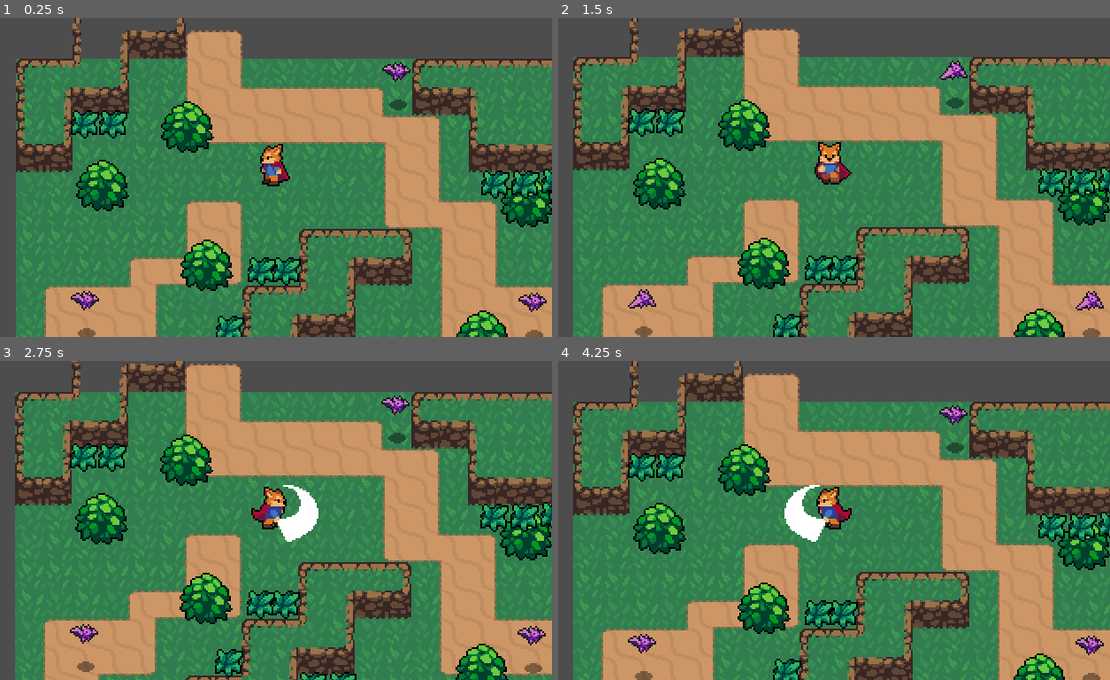
Above: before the commit, frames 1-4 (two rows, left to right).
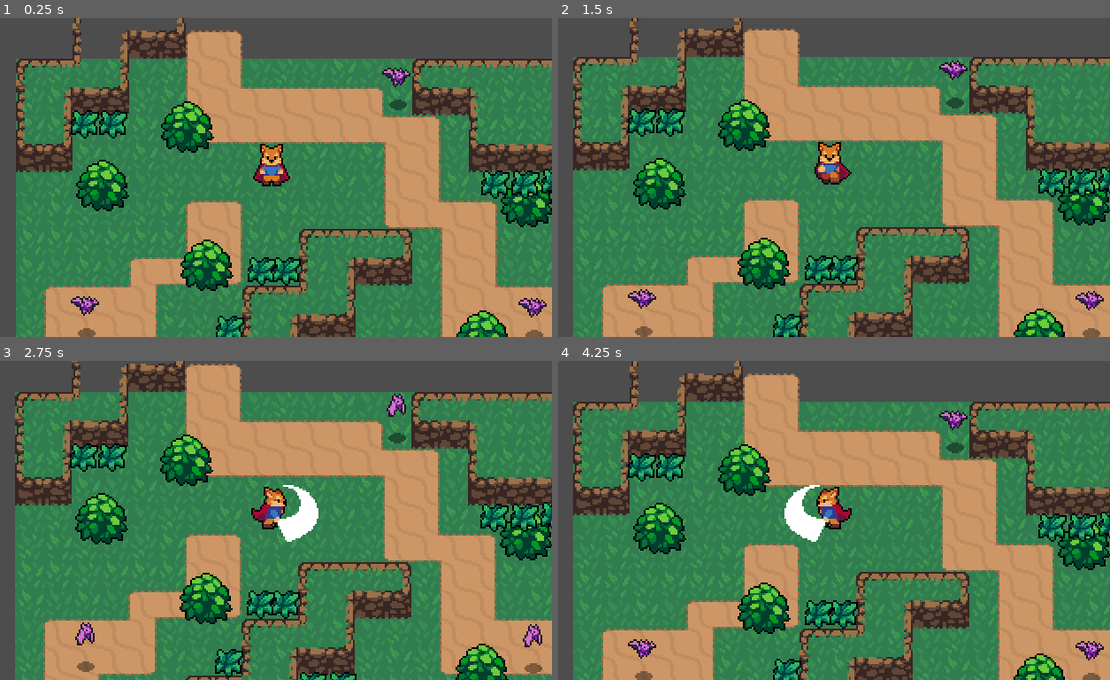
Above: after the commit, the same moments.

Repository: mtk3281/Beyond-The-Void
Game: Godot game, scene res://world.tscn
The game is run twice, just before and just after one commit, with the same random seed, the same clock (stepped at 60 frames per second) and the same inputs.
Inputs:
- Up to frame 1 (0.25 s): no input
- Up to frame 2 (1.5 s): hold Right (ui_right) 0.53-1.28 s; hold Space (Attack) 0.53-1.28 s; tap J (Roll) at 0.8, 1.35 s; hold Down (ui_down) from 1.28 s (still down)
- Up to frame 3 (2.75 s): tap Space (Attack) at 1.55 s; release Down (ui_down) at 2.03 s; hold Right (ui_right) from 2.03 s (still down); hold Space (Attack) from 2.03 s (still down); tap J (Roll) at 2.3 s
- Up to frame 4 (4.25 s): release Right (ui_right) at 2.78 s; release Space (Attack) at 2.78 s; hold Up (ui_up) 2.78-3.53 s; tap J (Roll) at 2.85, 3.8 s; tap Space (Attack) at 3.05 s; hold Left (ui_left) from 3.53 s (still down); hold Space (Attack) from 3.53 s (still down)

The runs differ from the first frame. In frame 1, 1.0% of the frame differs, in the area x 12-100%, y 13-94%; in frame 2, 0.4%; in frame 3, 0.6%; in frame 4, 0.7%.

Commit message:
enemy follow up player

Diff:
--- /dev/null
+++ b/Beyond The Void/Effects/enemy_death_effect.gd
@@ -0,0 +1,4 @@
+extends AnimatedSprite2D
+
+func _on_animation_finished():
+	queue_free()
--- /dev/null
+++ b/Beyond The Void/Effects/enemy_death_effect.tscn
@@ -0,0 +1,90 @@
+[gd_scene load_steps=14 format=3 uid="uid://cvhfl84n0k75l"]
+
+[ext_resource type="Texture2D" uid="uid://bsqn6t21p03i5" path="res://Effects/EnemyDeathEffect.png" id="1_1t0h0"]
+[ext_resource type="Script" path="res://Effects/enemy_death_effect.gd" id="2_tl12t"]
+
+[sub_resource type="AtlasTexture" id="AtlasTexture_8gfrm"]
+atlas = ExtResource("1_1t0h0")
+region = Rect2(0, 0, 32, 32)
+
+[sub_resource type="AtlasTexture" id="AtlasTexture_nw5v7"]
+atlas = ExtResource("1_1t0h0")
+region = Rect2(32, 0, 32, 32)
+
+[sub_resource type="AtlasTexture" id="AtlasTexture_v5nly"]
+atlas = ExtResource("1_1t0h0")
+region = Rect2(64, 0, 32, 32)
+
+[sub_resource type="AtlasTexture" id="AtlasTexture_hx6on"]
+atlas = ExtResource("1_1t0h0")
+region = Rect2(96, 0, 32, 32)
+
+[sub_resource type="AtlasTexture" id="AtlasTexture_0dkt2"]
+atlas = ExtResource("1_1t0h0")
+region = Rect2(128, 0, 32, 32)
+
+[sub_resource type="AtlasTexture" id="AtlasTexture_hmg0t"]
+atlas = ExtResource("1_1t0h0")
+region = Rect2(160, 0, 32, 32)
+
+[sub_resource type="AtlasTexture" id="AtlasTexture_bq3kd"]
+atlas = ExtResource("1_1t0h0")
+region = Rect2(192, 0, 32, 32)
+
+[sub_resource type="AtlasTexture" id="AtlasTexture_a7r0w"]
+atlas = ExtResource("1_1t0h0")
+region = Rect2(224, 0, 32, 32)
+
+[sub_resource type="AtlasTexture" id="AtlasTexture_6pqin"]
+atlas = ExtResource("1_1t0h0")
+region = Rect2(256, 0, 32, 32)
+
+[sub_resource type="AtlasTexture" id="AtlasTexture_1u8wx"]
+atlas = ExtResource("1_1t0h0")
+region = Rect2(288, 0, 32, 32)
+
+[sub_resource type="SpriteFrames" id="SpriteFrames_t0cer"]
+animations = [{
+"frames": [{
+"duration": 1.0,
+"texture": SubResource("AtlasTexture_8gfrm")
+}, {
+"duration": 1.0,
+"texture": SubResource("AtlasTexture_nw5v7")
+}, {
+"duration": 1.0,
+"texture": SubResource("AtlasTexture_v5nly")
+}, {
+"duration": 1.0,
+"texture": SubResource("AtlasTexture_hx6on")
+}, {
+"duration": 1.0,
+"texture": SubResource("AtlasTexture_0dkt2")
+}, {
+"duration": 1.0,
+"texture": SubResource("AtlasTexture_hmg0t")
+}, {
+"duration": 1.0,
+"texture": SubResource("AtlasTexture_bq3kd")
+}, {
+"duration": 1.0,
+"texture": SubResource("AtlasTexture_a7r0w")
+}, {
+"duration": 1.0,
+"texture": SubResource("AtlasTexture_6pqin")
+}, {
+"duration": 1.0,
+"texture": SubResource("AtlasTexture_1u8wx")
+}],
+"loop": false,
+"name": &"Animate",
+"speed": 10.0
+}]
+
+[node name="EnemyDeathEffect" type="AnimatedSprite2D"]
+position = Vector2(0, -12)
+sprite_frames = SubResource("SpriteFrames_t0cer")
+animation = &"Animate"
+script = ExtResource("2_tl12t")
+
+[connection signal="animation_finished" from="." to="." method="_on_animation_finished"]
--- a/Beyond The Void/Enemies/bat.gd
+++ b/Beyond The Void/Enemies/bat.gd
@@ -1,29 +1,69 @@
 extends CharacterBody2D
 
-var speed = 35
+@export var SPEED = 40
+@export var ACC = 300
+@export var FRICTION = 200
+
+@onready var init_pos = position
+
 var player = null
-var chase = false
+var rotation_angle = rotation
+var health = GlobalVar.Bat_health
 
+enum {IDLE,WANDER,CHASE}
+
+var state = IDLE
 var knockback = Vector2.ZERO
 var knockback_strength = 2.0
 
+var Dead_anim = preload("res://Effects/enemy_death_effect.tscn")
+
+
 func _physics_process(delta):
-	velocity = velocity.move_toward(Vector2.ZERO, 200 * delta)
-	move_and_slide()
-	if chase:
-		position += (player.position - position)/speed
+#	velocity = velocity.move_toward(Vector2.ZERO, FRICTION * delta)
+#	move_and_slide()
+
+	match state:
+		IDLE :
+			var dir = (init_pos - global_position ).normalized()
+			velocity = velocity.move_toward(dir * SPEED, ACC * delta)
+			move_and_slide()
+			rotation = rotation_angle
+
+#			$Bat_Sprite.flip_h = velocity.x > 0
+#			velocity.move_toward(Vector2.ZERO, FRICTION * delta)
+#			move_and_slide()
+		CHASE:
+#			position += (player.position - position)/SPEED
+			rotation = position.angle_to_point(player.global_position) - deg_to_rad(90)
+			var dir = (player.global_position - global_position ).normalized()
+			velocity = velocity.move_toward(dir * SPEED, ACC * delta)
+			move_and_slide()
+
+#			$Bat_Sprite.flip_h = velocity.x < 0
+		WANDER:
+			pass
 
 func _on_detection_area_body_entered(body):
-	print(body)
-	player = body
-	chase = true
+	if body.name=="Player":
+		state = CHASE
+		player = body
 
 func _on_detection_area_body_exited(body):
-	player = null
-	chase = false
+	if body.name=="Player":
+		state = IDLE
+		player = null
 
 func _on_hurt_box_area_entered(area):
 	if area.get_parent().get_parent().name == "Player":
 		var pl = area.get_parent().get_parent()
 		var direction = global_position.direction_to(pl.global_position) * -1
 		velocity += direction * 115
+		health -= GlobalVar.Hit_Damage
+
+		if health == 0:
+			var dead_obj = Dead_anim.instantiate()
+			get_parent().add_child(dead_obj)
+			dead_obj.global_position = global_position
+			dead_obj.play("Animate")
+			queue_free()
--- a/Beyond The Void/Enemies/bat.tscn
+++ b/Beyond The Void/Enemies/bat.tscn
@@ -45,7 +45,7 @@
 }],
 "loop": true,
 "name": &"fly",
-"speed": 10.0
+"speed": 15.0
 }]
 
 [sub_resource type="CapsuleShape2D" id="CapsuleShape2D_cxrcv"]
@@ -53,7 +53,7 @@
 height = 8.0
 
 [sub_resource type="CircleShape2D" id="CircleShape2D_s8dl5"]
-radius = 50.3587
+radius = 59.0
 
 [node name="Bat" type="CharacterBody2D"]
 collision_layer = 8
--- /dev/null
+++ b/Beyond The Void/Enemies/player_hit_effect.gd
@@ -0,0 +1,5 @@
+extends AnimatedSprite2D
+
+
+func _on_animation_finished():
+	queue_free()
--- /dev/null
+++ b/Beyond The Void/Enemies/player_hit_effect.tscn
@@ -0,0 +1,34 @@
+[gd_scene load_steps=6 format=3 uid="uid://dnwoxqq2dputr"]
+
+[ext_resource type="Texture2D" uid="uid://bnbt1cdwk5fa8" path="res://Effects/HitEffect.png" id="1_em4i7"]
+[ext_resource type="Script" path="res://Enemies/player_hit_effect.gd" id="2_6y82g"]
+
+[sub_resource type="AtlasTexture" id="AtlasTexture_rac2j"]
+atlas = ExtResource("1_em4i7")
+region = Rect2(0, 0, 24, 24)
+
+[sub_resource type="AtlasTexture" id="AtlasTexture_x5nkw"]
+atlas = ExtResource("1_em4i7")
+region = Rect2(24, 0, 24, 24)
+
+[sub_resource type="SpriteFrames" id="SpriteFrames_0acee"]
+animations = [{
+"frames": [{
+"duration": 1.0,
+"texture": SubResource("AtlasTexture_rac2j")
+}, {
+"duration": 1.0,
+"texture": SubResource("AtlasTexture_x5nkw")
+}],
+"loop": true,
+"name": &"default",
+"speed": 9.0
+}]
+
+[node name="Player_Hit_Effect" type="AnimatedSprite2D"]
+position = Vector2(0, -8)
+sprite_frames = SubResource("SpriteFrames_0acee")
+frame_progress = 0.584348
+script = ExtResource("2_6y82g")
+
+[connection signal="animation_finished" from="." to="." method="_on_animation_finished"]
--- a/Beyond The Void/Player/player.gd
+++ b/Beyond The Void/Player/player.gd
@@ -9,7 +9,7 @@
 @onready var animationTree = $AnimationTree
 @onready var animationState = animationTree.get("parameters/playback")
 
-var roll_vector = Vector2.LEFT
+var roll_vector = Vector2.DOWN
 
 var state = MOVE
 enum{
--- a/Beyond The Void/Player/player.tscn
+++ b/Beyond The Void/Player/player.tscn
@@ -779,7 +779,7 @@
 states/Run/position = Vector2(582, 100.25)
 states/Start/position = Vector2(200.5, 100)
 transitions = ["Idle", "Run", SubResource("AnimationNodeStateMachineTransition_uhea4"), "Run", "Idle", SubResource("Ani …(416 unchanged characters)…
-graph_offset = Vector2(-19, -71)
+graph_offset = Vector2(-637, -71)
 
 [node name="Player" type="CharacterBody2D"]
 y_sort_enabled = true
@@ -804,13 +804,14 @@
 [node name="AnimationTree" type="AnimationTree" parent="."]
 tree_root = SubResource("AnimationNodeStateMachine_01kky")
 anim_player = NodePath("../AnimationPlayer")
-parameters/Attack/blend_position = Vector2(0, 0)
-parameters/Idle/blend_position = Vector2(0, 0)
-parameters/Roll/blend_position = Vector2(0, 0)
-parameters/Run/blend_position = Vector2(0, 0)
+parameters/Attack/blend_position = Vector2(0, 1)
+parameters/Idle/blend_position = Vector2(0, 1)
+parameters/Roll/blend_position = Vector2(0, 1)
+parameters/Run/blend_position = Vector2(0, 1)
 
 [node name="hit_pivot" type="Marker2D" parent="."]
 position = Vector2(0, -4)
+rotation = 1.5708
 
 [node name="sword_hitbox" type="Area2D" parent="hit_pivot"]
 position = Vector2(17, 0)
--- /dev/null
+++ b/Beyond The Void/global_var.gd
@@ -0,0 +1,6 @@
+extends Node
+
+
+const  Hit_Damage = 1
+const  Bat_health = 3
+#const var
--- a/Beyond The Void/project.godot
+++ b/Beyond The Void/project.godot
@@ -13,6 +13,10 @@
 config/name="Beyond The Void"
 run/main_scene="res://world.tscn"
 config/features=PackedStringArray("4.1", "Mobile")
+
+[autoload]
+
+GlobalVar="*res://global_var.gd"
 
 [display]
 
Not shown: 2 places in Beyond The Void/world.tscn that only renumber resources
